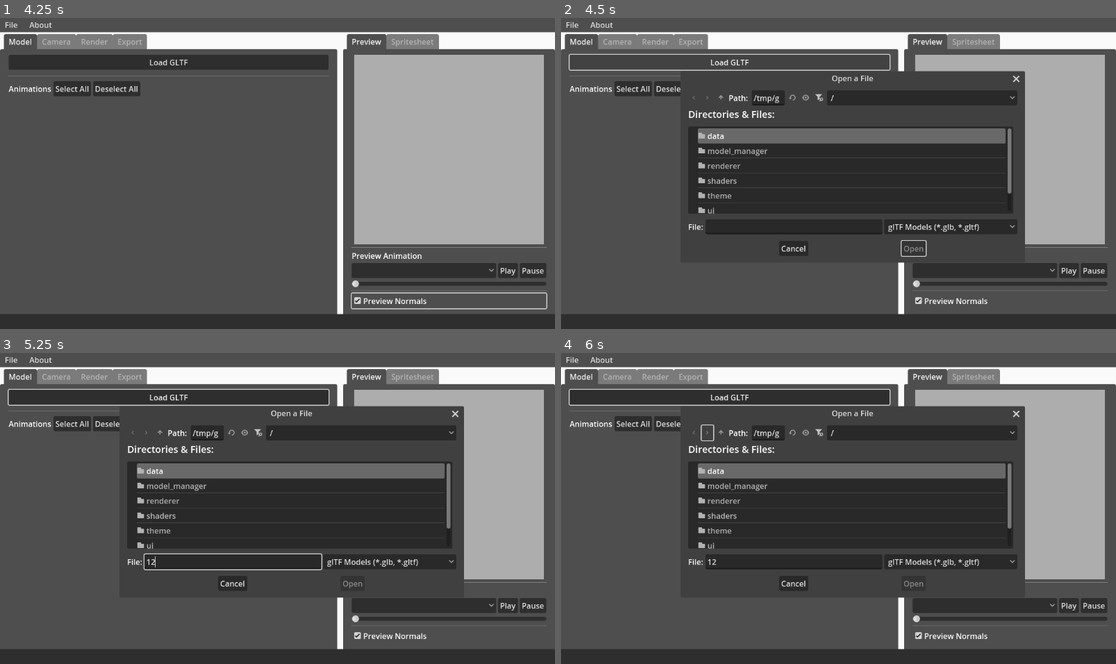
Above: before the commit, frames 1-4 (two rows, left to right).
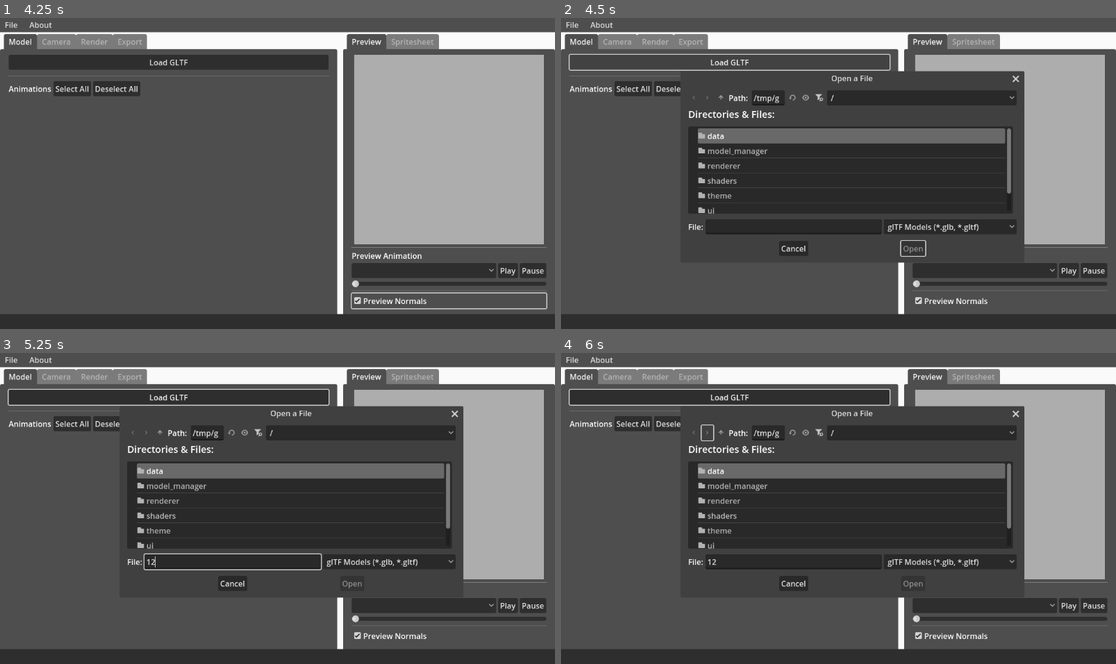
Above: after the commit, the same moments.

Repository: Caaz/FlatPixel
Game: Godot game, scene res://ui/main.tscn
Two runs of this game, one before a commit and one after it. Both use one fixed random seed, a clock stepped at 60 frames per second and the inputs below.
Inputs (mouse positions are in pixels of both pictures, inside the frame that each line leads up to):
- Up to frame 1 (4.25 s): click "Play" at 0.5 s; click "Play" at 1.25 s; click "Select All" at 2 s; click "Deselect All" at 2.75 s; click "Preview Normals" at 3.5 s
- Up to frame 2 (4.5 s): click "Load GLTF" at 4.25 s
- Up to frame 3 (5.25 s): click (233, 561) at 5.02 s; type "12" at 5.1 s
- Up to frame 4 (6 s): click (705, 433) at 5.75 s

Frame 1 is identical in both runs. In frame 2, 0.4% of the frame differs, in the area x 48-84%, y 17-77%; in frame 3, 0.4%; in frame 4, 0.4%.

Commit message:
reenable autocenter

Diff:
--- a/model_manager/capture_model.gd
+++ b/model_manager/capture_model.gd
@@ -35,9 +35,9 @@
 	animation_player.seek(frame_position, true)
 
 func get_aabb():
-	return _calculate_spatial_bounds(self, false)
+	return _calculate_spatial_bounds(self)
 
-func _calculate_spatial_bounds(parent : Node3D, exclude_top_level_transform: bool) -> AABB:
+func _calculate_spatial_bounds(parent : Node3D, exclude_top_level_transform: bool = true) -> AABB:
 	var bounds : AABB = AABB()
 	if parent is VisualInstance3D:
 		bounds = parent.get_aabb();
--- a/ui/panels/camera_panel.tscn
+++ b/ui/panels/camera_panel.tscn
@@ -151,7 +151,6 @@
 
 [node name="AutocenterButton" type="Button" parent="VBoxContainer"]
 layout_mode = 2
-disabled = true
 text = "Autocenter"
 
 [connection signal="value_changed" from="VBoxContainer/ModelRotationHBox/ModelRotationSpinBox" to="VBoxContainer/ModelRotationHBox/ModelRotationSlider" method="set_value_no_signal"]
